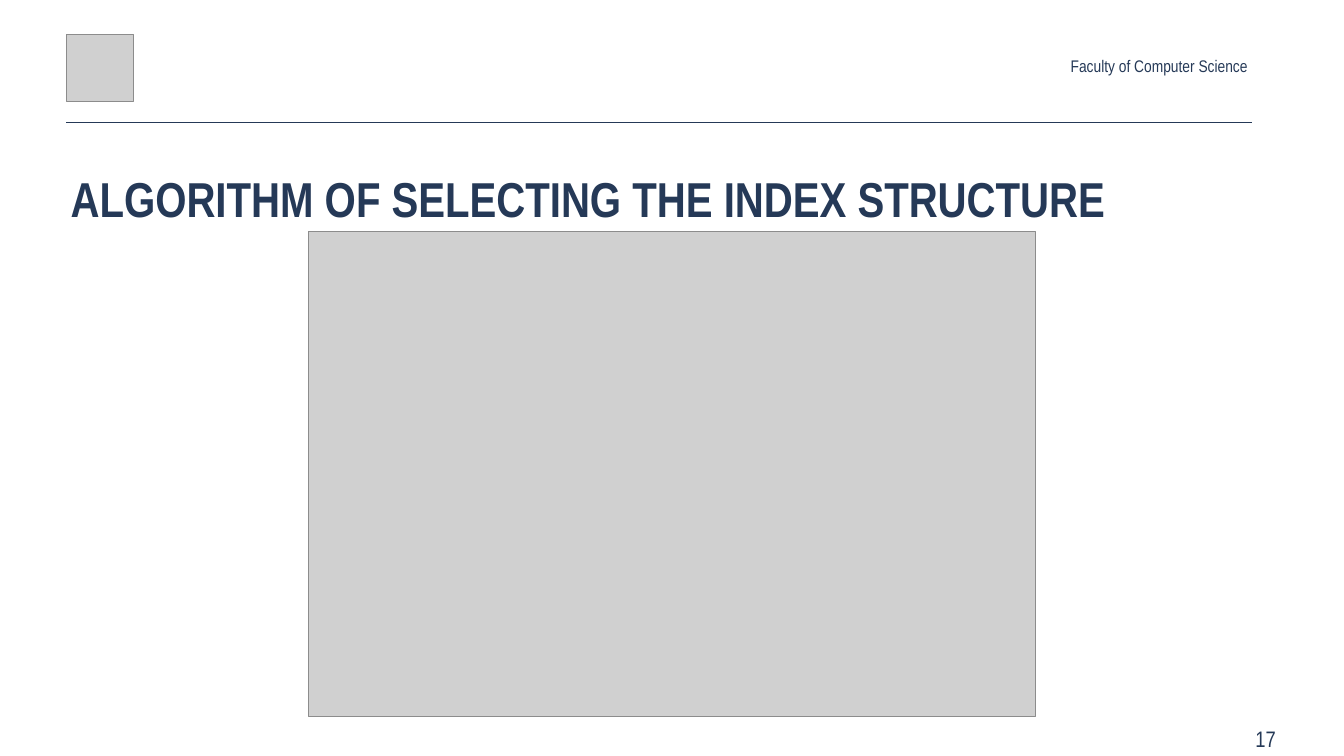
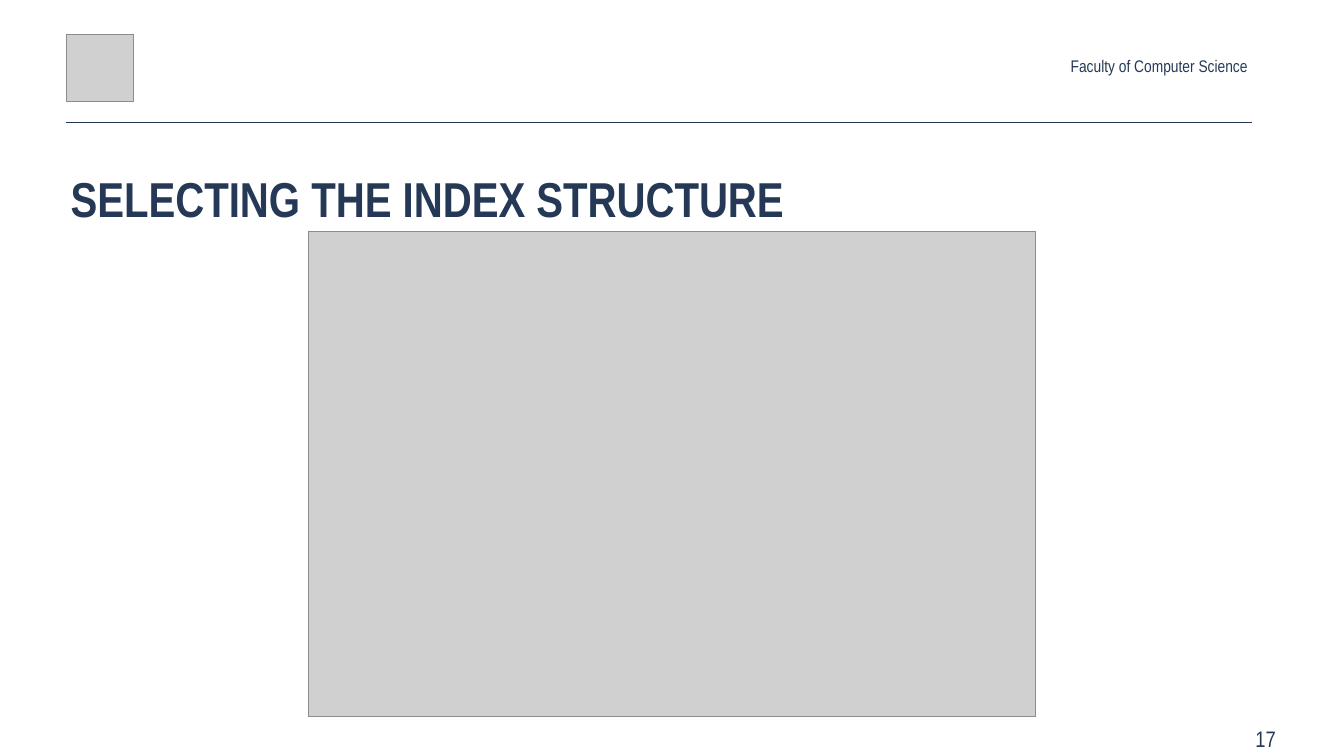
Before and after one commit to Glost/btrees_2019, a slide deck: slide 17 of root/docs/slides/Anton_Rigin_SYRCoSE_2019.pptx. Drawn at 1344x756 pixels with LibreOffice and Linux fonts; fonts in the diff are those of the drawing; grey boxes stand for pictures. Boxes give left, top, right and bottom in pixels: in the first picture for what was removed or moved away, otherwise in the second. Text is boxed around its words. In the diff, an @@ line names an element or a change of style, - is before the commit and + after.

```diff
--- a/root/docs/slides/Anton_Rigin_SYRCoSE_2019.pptx
+++ b/root/docs/slides/Anton_Rigin_SYRCoSE_2019.pptx
@@ text at box(71, 182, 783, 218): text changed @@
-ALGORITHM OF SELECTING THE INDEX STRUCTURE
+SELECTING THE INDEX STRUCTURE
```
Also in this commit, not shown: 18 other slides changed, 1 other file.
